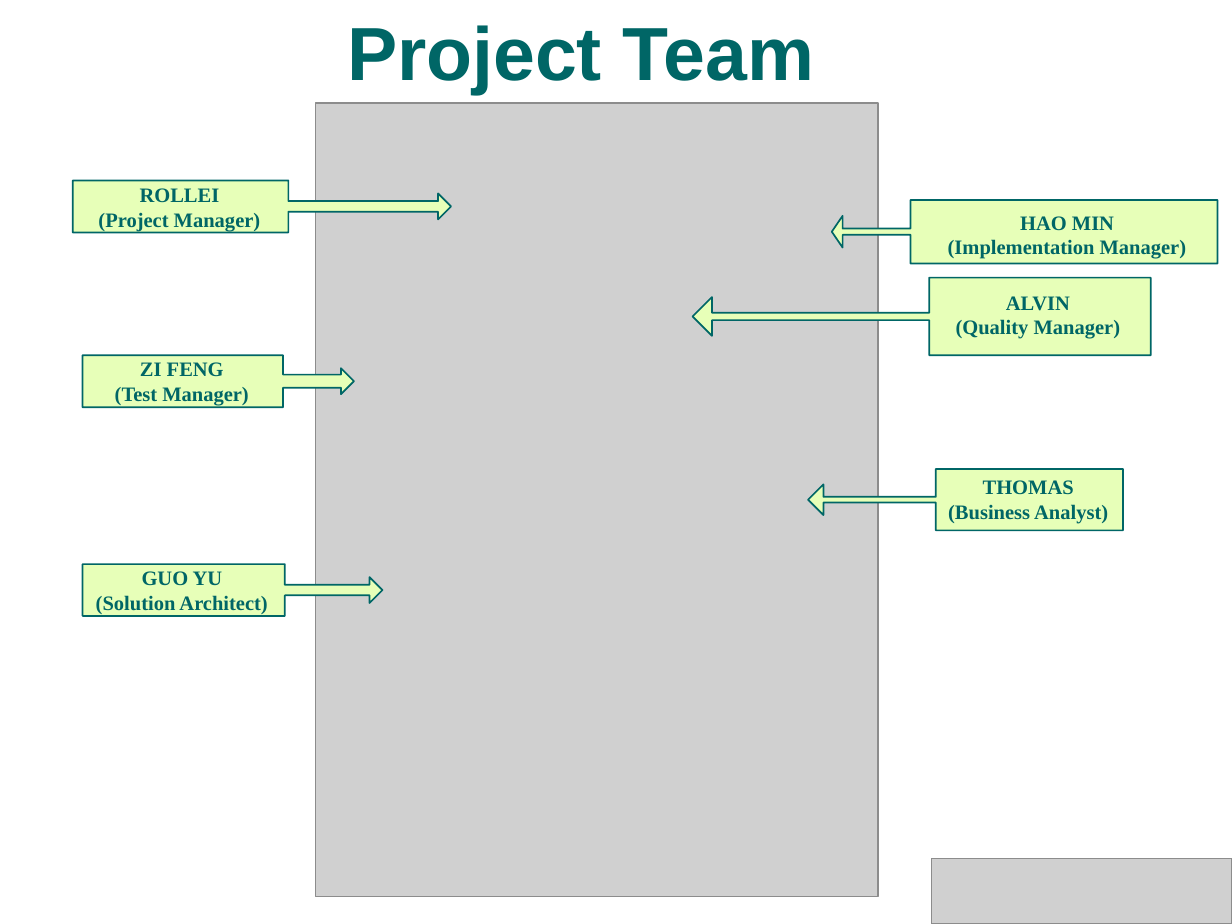
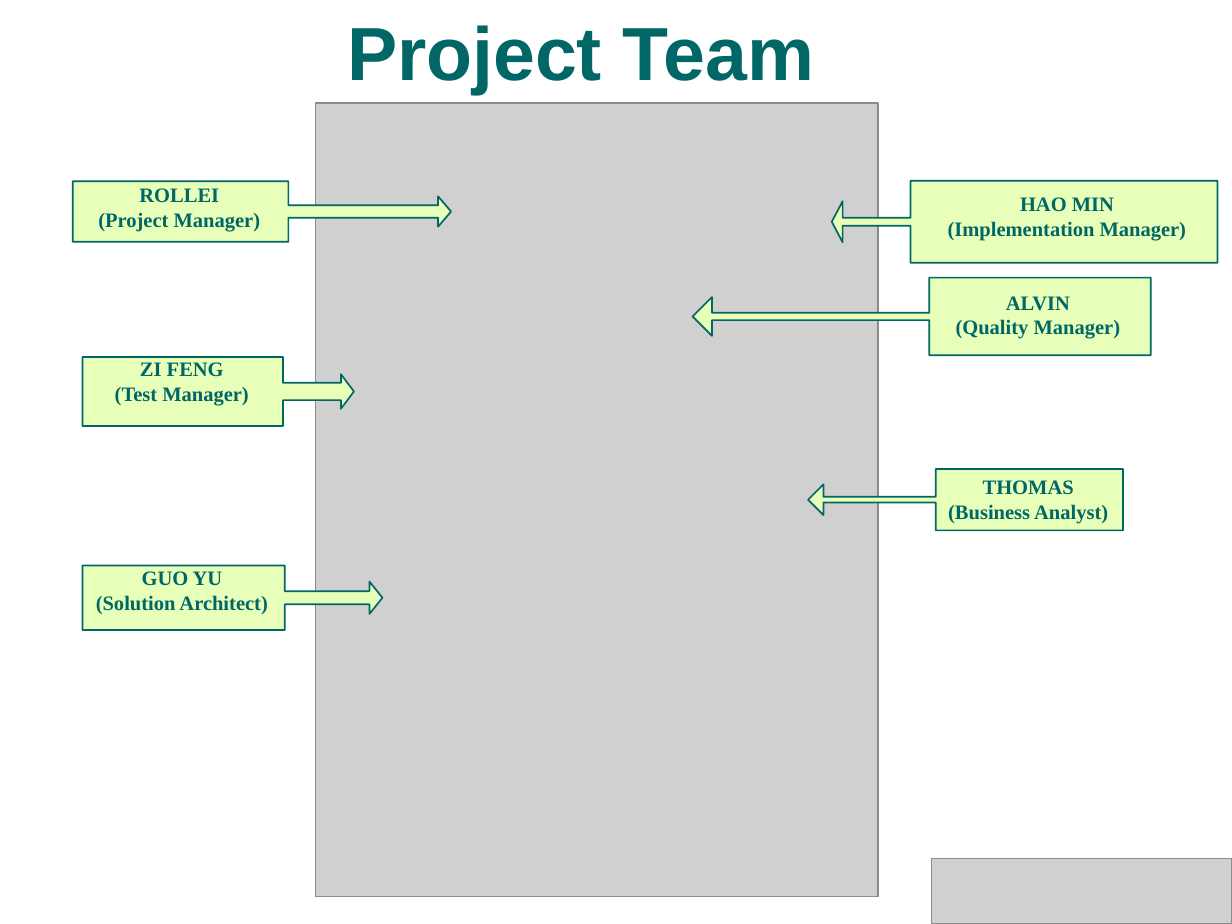
Before and after one commit to s4kshya/leezdr-repository, a slide deck: slide 5 of Exam Paper/MTECH_PROJ/Presentation/phase1_v2.ppt (slide 4 before the commit). Drawn at 1232x924 pixels with LibreOffice and Linux fonts; fonts in the diff are those of the drawing; grey boxes stand for pictures; background and template pictures are left out. Boxes give left, top, right and bottom in pixels: in the first picture for what was removed or moved away, otherwise in the second. Text is boxed around its words. In the diff, an @@ line names an element or a change of style, - is before the commit and + after.

```diff
--- a/Exam Paper/MTECH_PROJ/Presentation/phase1_v2.ppt
+++ b/Exam Paper/MTECH_PROJ/Presentation/phase1_v2.ppt
@@ right arrow callout: place and size @@
-right arrow callout at (73, 180, 451, 232)
+right arrow callout at (73, 181, 451, 241)
@@ left arrow callout: place and size @@
-left arrow callout at (832, 200, 1217, 264)
+left arrow callout at (832, 181, 1217, 264)
@@ text "HAO MIN": place and size @@
-text "HAO MIN" at (948, 216, 1186, 259)
+text "HAO MIN" at (948, 197, 1186, 241)
@@ proportions changed in 4 elements at (73, 181, 451, 241), (83, 565, 382, 630), (832, 181, 1217, 264), (83, 357, 354, 426) @@
@@ right arrow callout: place and size @@
-right arrow callout at (83, 355, 354, 407)
+right arrow callout at (83, 357, 354, 426)
@@ right arrow callout: place and size @@
-right arrow callout at (83, 564, 382, 616)
+right arrow callout at (83, 565, 382, 630)
```
Also in this commit, not shown: 13 other slides changed, 18 slides added, 3 other files.
